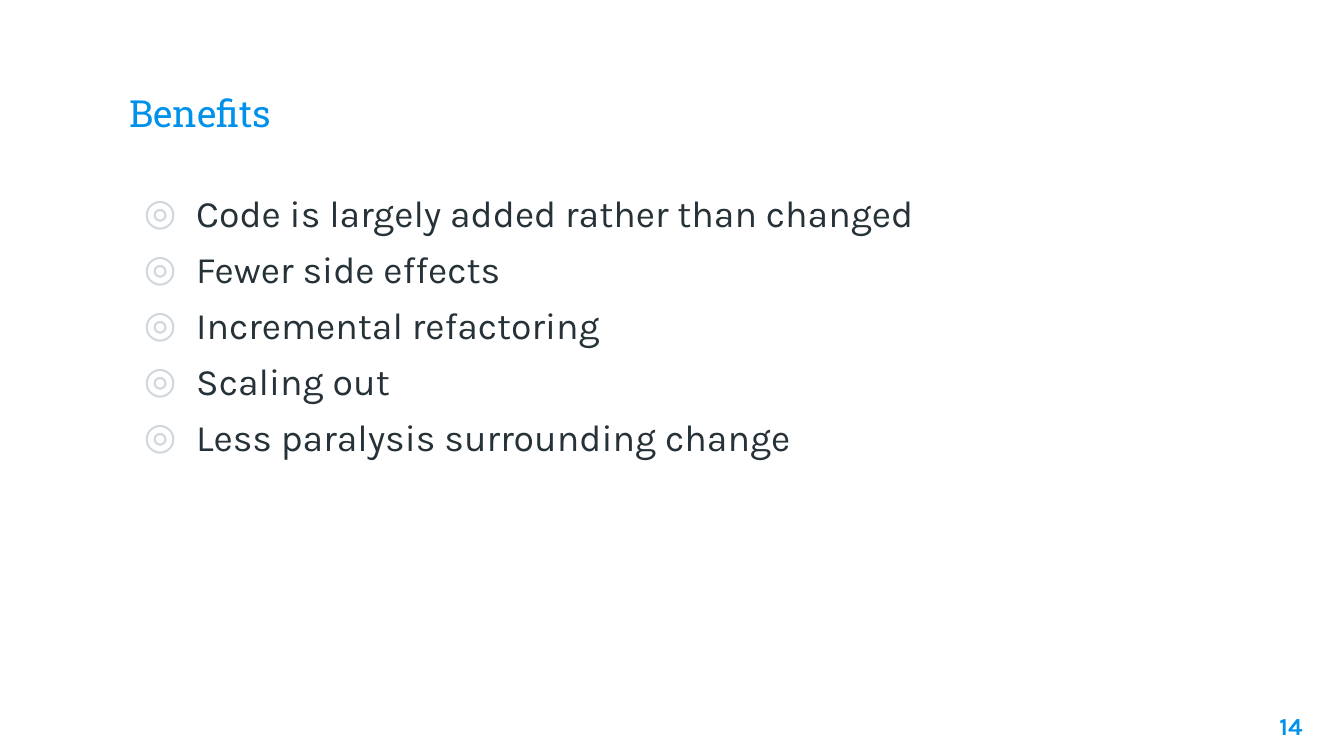
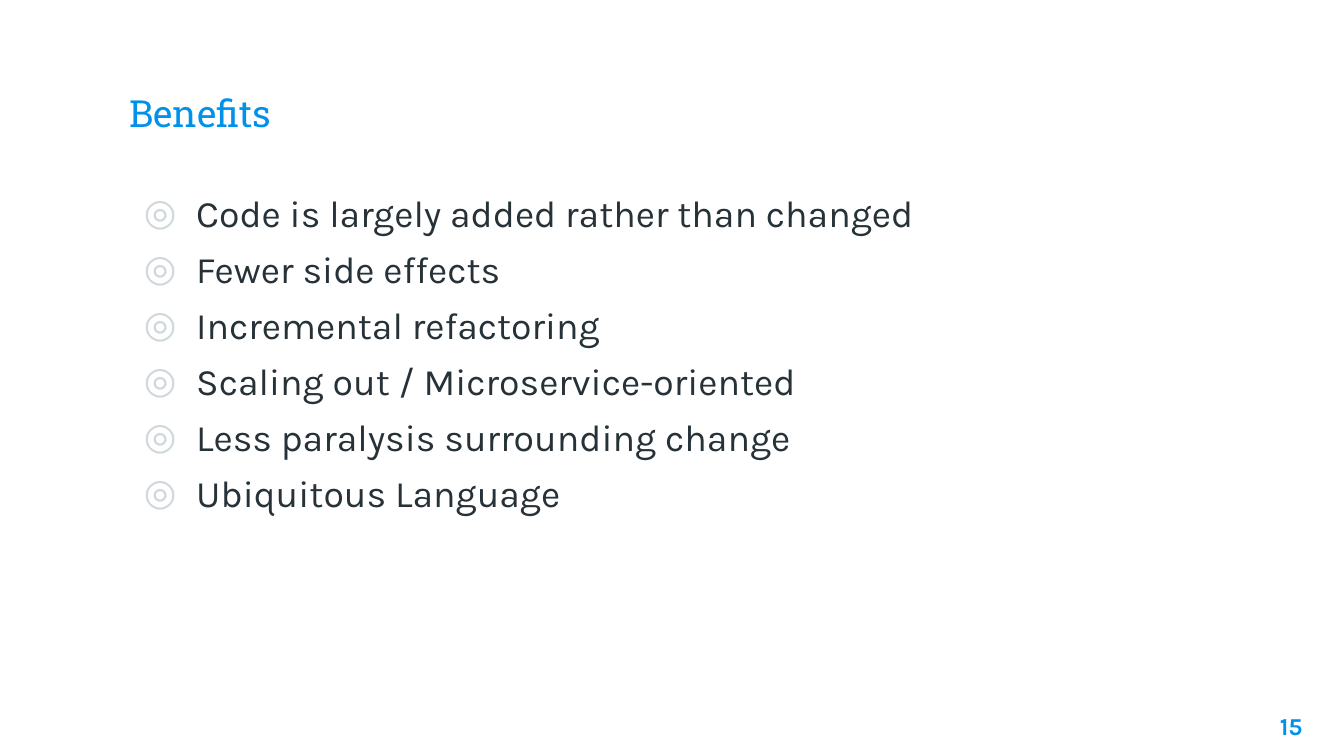
Before and after one commit to benjaminsampica/techtalks, a slide deck: slide 15 of VerticalSliceArchitecture/Vertical Slice Architecture.pptx (slide 14 before the commit). Drawn at 1344x756 pixels with LibreOffice and Linux fonts; fonts in the diff are those of the drawing; background and template pictures are left out. Boxes give left, top, right and bottom in pixels: in the first picture for what was removed or moved away, otherwise in the second. Text is boxed around its words. In the diff, an @@ line names an element or a change of style, - is before the commit and + after.

```diff
--- a/VerticalSliceArchitecture/Vertical Slice Architecture.pptx
+++ b/VerticalSliceArchitecture/Vertical Slice Architecture.pptx
@@ text at <box>196,369,796,404</box>: text changed @@
-◎ Scaling out
+◎ Scaling out / Microservice-oriented
@@ text at <box>196,481,560,516</box>: paragraph added @@
+◎ Ubiquitous Language
@@ page number at <box>1280,719,1303,736</box>: text changed @@
-14
+15
```
Also in this commit, not shown: 3 other slides changed, 1 slide added, 1 other file.
